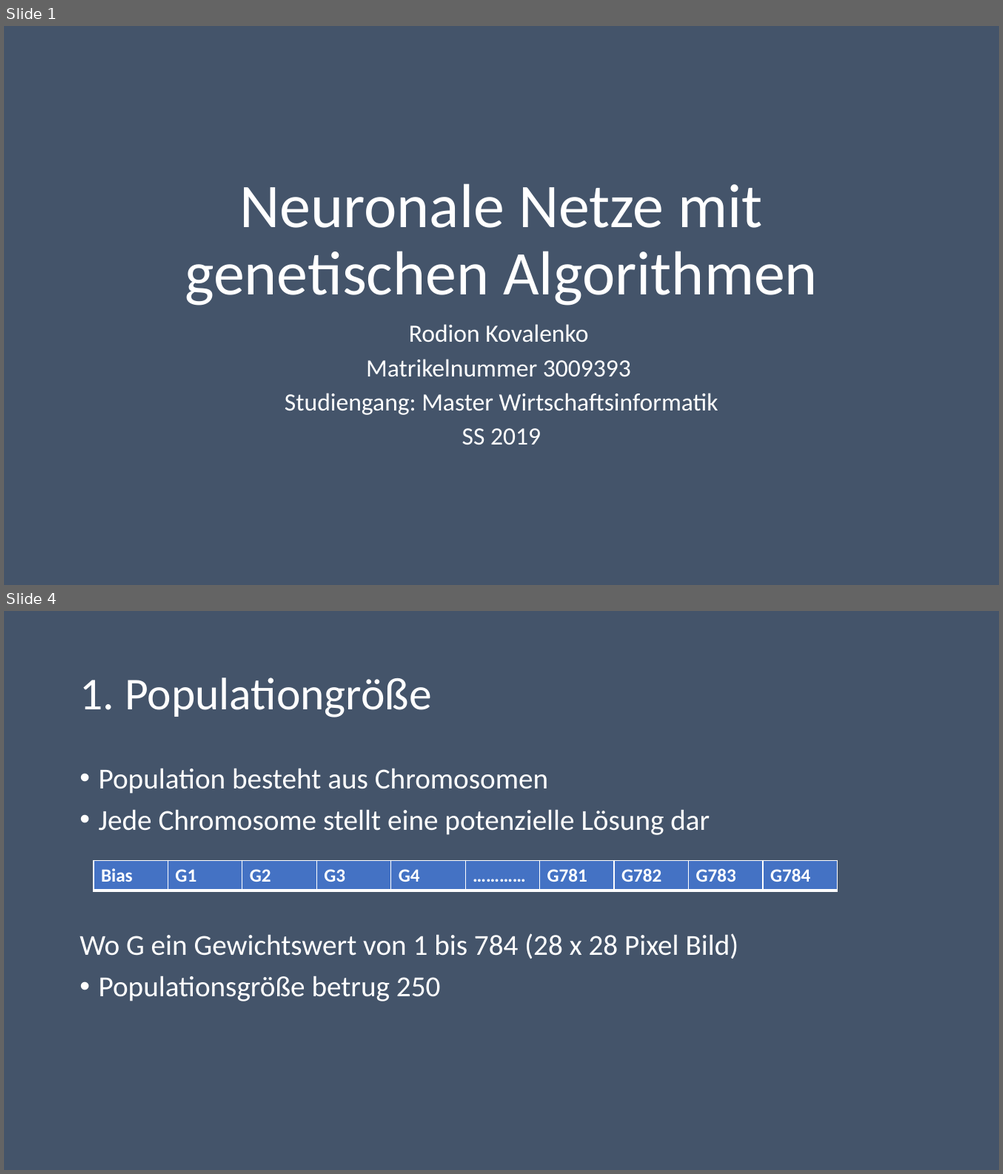
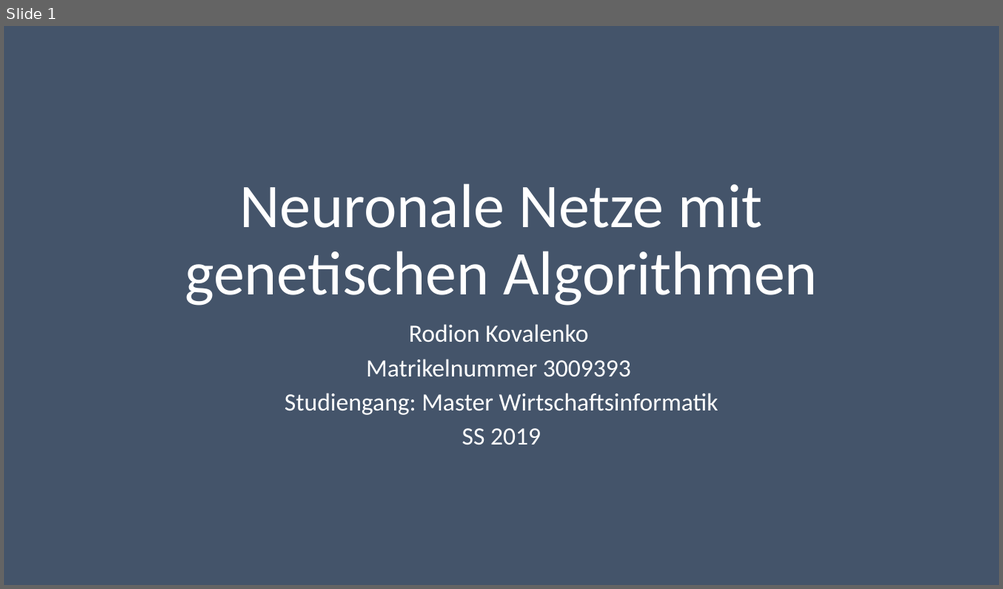
Before and after one commit to RodionKovalenko/gaFXGradle, a slide deck: gaFXGradle/AbgabeKovalenko/PrasentationKovalenko.pptx. Shown one above the other, each under a label of ours: slides 1 and 4 before the commit, slide 1 after it; the slides between them are not shown. The pictures are 1003x1174 and 1003x589 pixels, drawn with LibreOffice and Linux fonts; fonts in the diff are those of the drawing. Boxes give left, top, right and bottom in pixels: in the first picture for what was removed or moved away, otherwise in the second. Text is boxed around its words. In the diff, an @@ line names an element or a change of style, - is before the commit and + after.

```diff
--- a/gaFXGradle/AbgabeKovalenko/PrasentationKovalenko.pptx
+++ b/gaFXGradle/AbgabeKovalenko/PrasentationKovalenko.pptx
@@ slide 4 removed at bbox=[4, 611, 999, 1170], background #44546A @@
@@ title removed at bbox=[79, 678, 432, 718] @@
-1. Populationgröße
@@ text removed at bbox=[79, 768, 739, 1002] @@
-• Population besteht aus Chromosomen
-• Jede Chromosome stellt eine potenzielle Lösung dar
-Wo G ein Gewichtswert von 1 bis 784 (28 x 28 Pixel Bild)
-• Populationsgröße betrug 250
@@ table removed at bbox=[94, 860, 839, 891], 1 rows, 10 columns @@
-Bias | G1 | G2 | G3 | G4 | ………… | G781 | G782 | G783 | G784
```
Also in this commit, not shown: 3 slides changed, 4 slides added, 31 other files.
